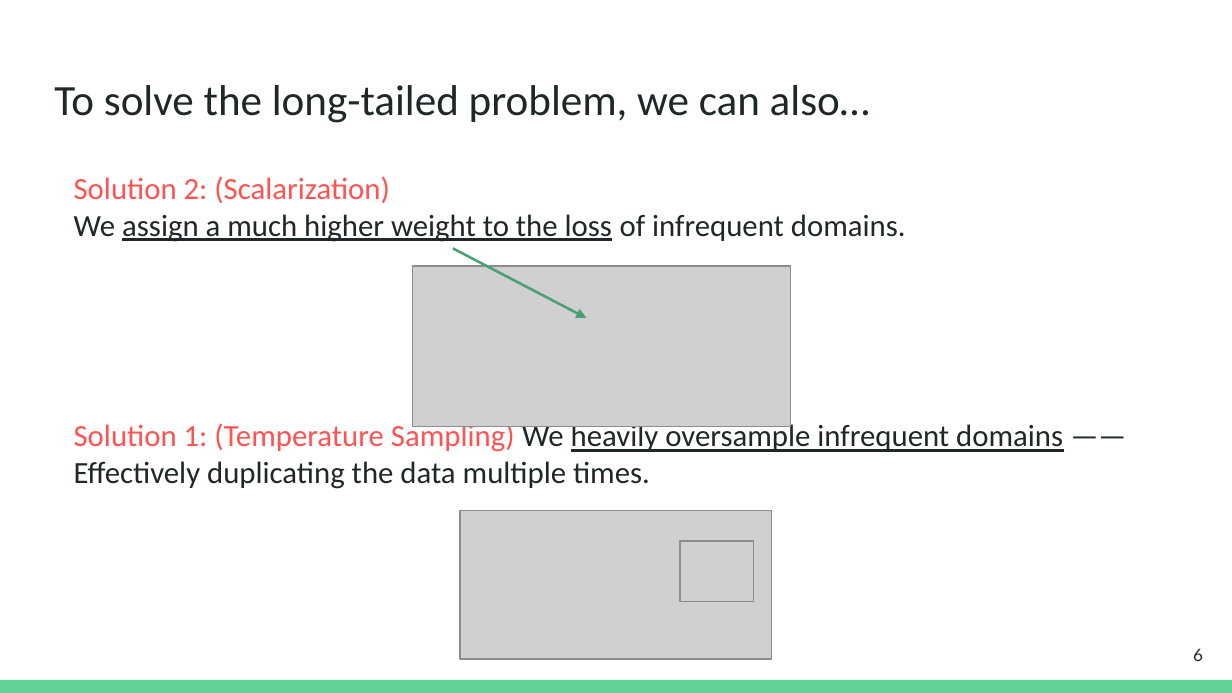
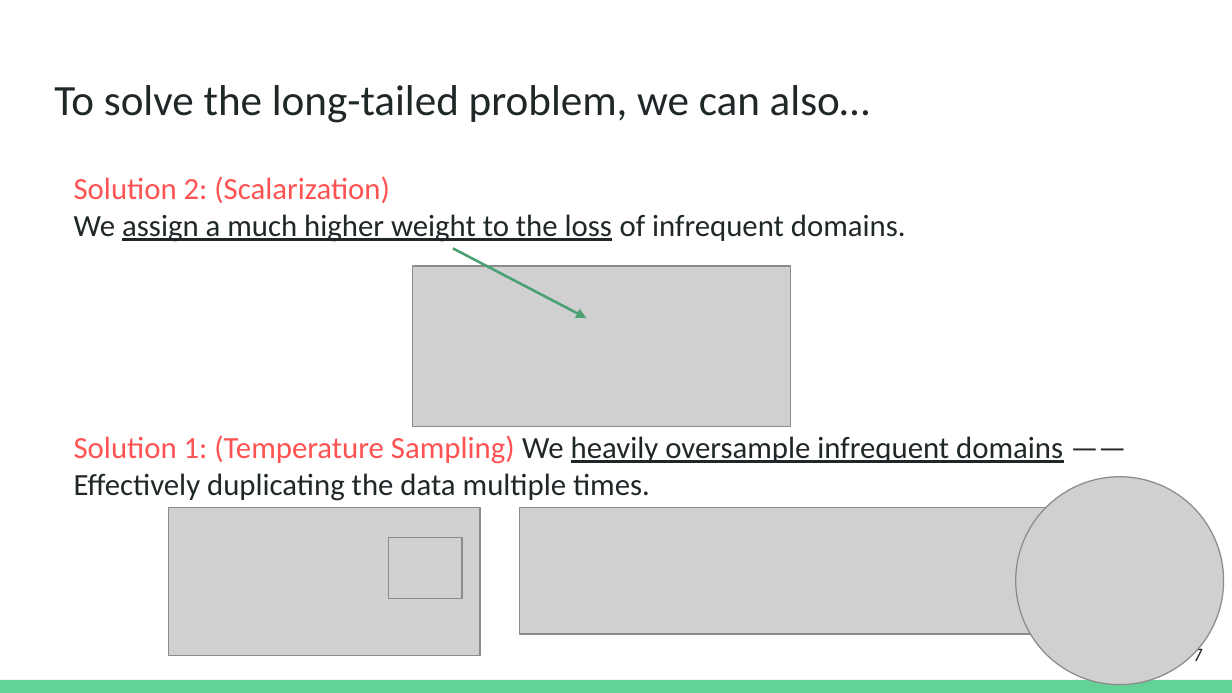
Before and after one commit to danyaljj/homepage, a slide deck: slide 7 of files/2025_cooldown/Cooldown_NAACL_2025_10min.pptx (slide 6 before the commit). Drawn at 1232x693 pixels with LibreOffice and Linux fonts; fonts in the diff are those of the drawing; grey boxes stand for pictures. Boxes give left, top, right and bottom in pixels: in the first picture for what was removed or moved away, otherwise in the second. Text is boxed around its words. In the diff, an @@ line names an element or a change of style, - is before the commit and + after.

```diff
--- a/files/2025_cooldown/Cooldown_NAACL_2025_10min.pptx
+++ b/files/2025_cooldown/Cooldown_NAACL_2025_10min.pptx
@@ text "Solution 1: (Temperature Sampling) We ...": place and size @@
-text "Solution 1: (Temperature Sampling) We ..." at bbox=[74, 420, 1063, 489]
+text "Solution 1: (Temperature Sampling) We ..." at bbox=[74, 435, 1063, 501]
@@ picture added at bbox=[1015, 477, 1223, 685] @@
@@ picture: place and size @@
-picture at bbox=[460, 511, 771, 659]
+picture at bbox=[169, 508, 480, 655]
@@ picture added at bbox=[520, 508, 1084, 634] @@
@@ picture: place and size @@
-picture at bbox=[680, 541, 754, 601]
+picture at bbox=[388, 538, 462, 599]
@@ page number at bbox=[1193, 647, 1203, 661]: text changed @@
-6
+7
```
Also in this commit, not shown: 15 other slides changed, 5 slides added, 6 slides removed, 3 other files.
